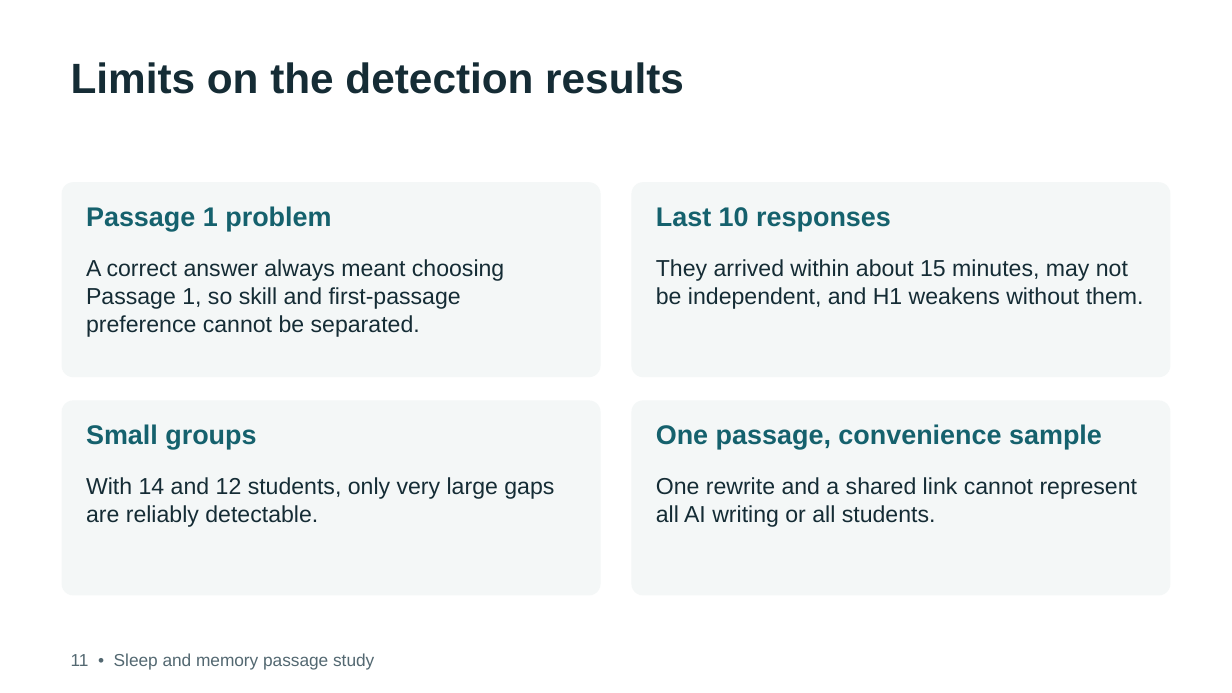
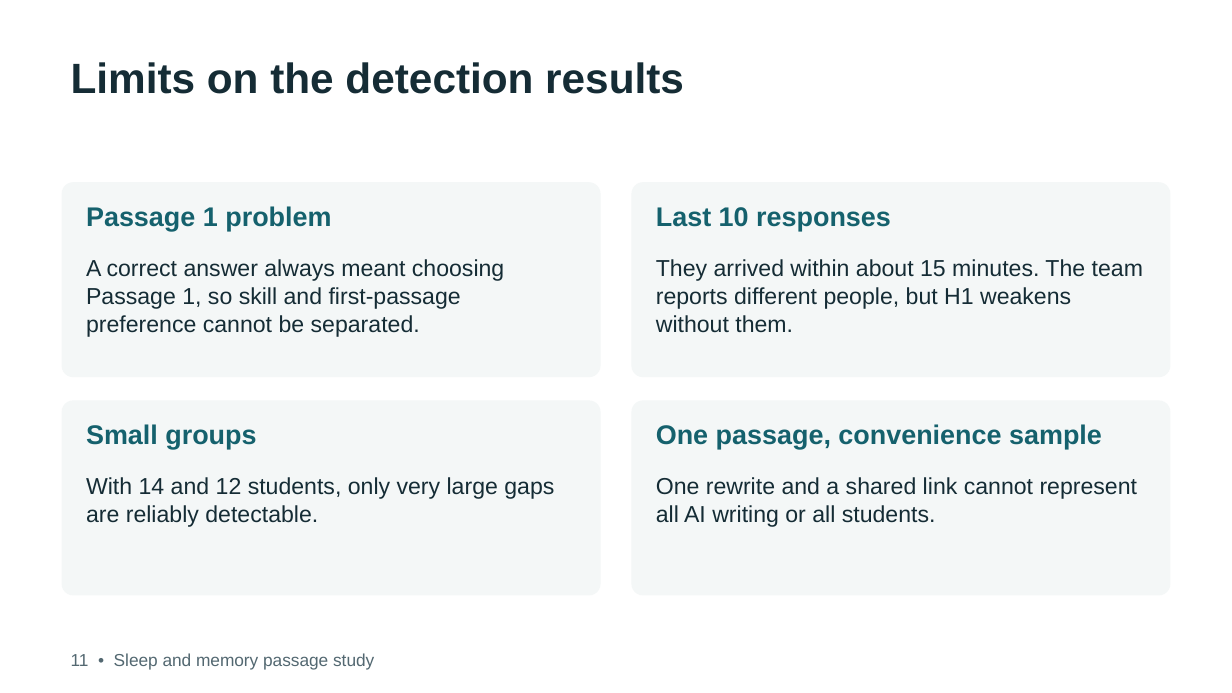
Before and after one commit to debshreechowdhury/sleep-memory-passage-study, a slide deck: slide 7 of presentation/design_detection.pptx. Drawn at 1232x693 pixels with LibreOffice and Linux fonts; fonts in the diff are those of the drawing. Boxes give left, top, right and bottom in pixels: in the first picture for what was removed or moved away, otherwise in the second. Text is boxed around its words. In the diff, an @@ line names an element or a change of style, - is before the commit and + after.

Commit message:
docs: apply team confirmations and remove member names from files

```diff
--- a/presentation/design_detection.pptx
+++ b/presentation/design_detection.pptx
@@ text at (656, 259, 1143, 333): text changed @@
-They arrived within about 15 minutes, may not be independent, and H1 weakens without them.
+They arrived within about 15 minutes. The team reports different people, but H1 weakens without them.
```
Also in this commit, not shown: 27 other files.
